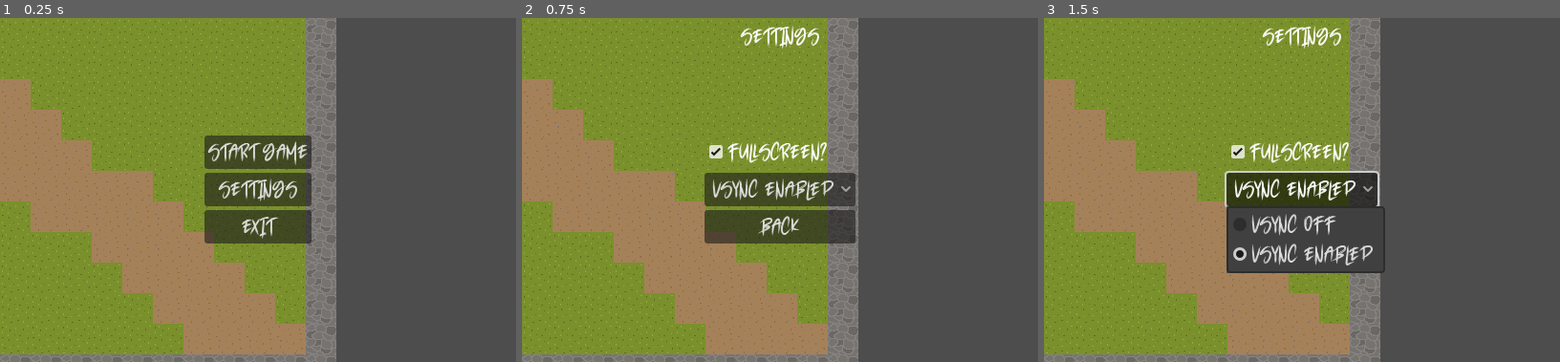
Above: before the commit, frames 1-3 (left to right).
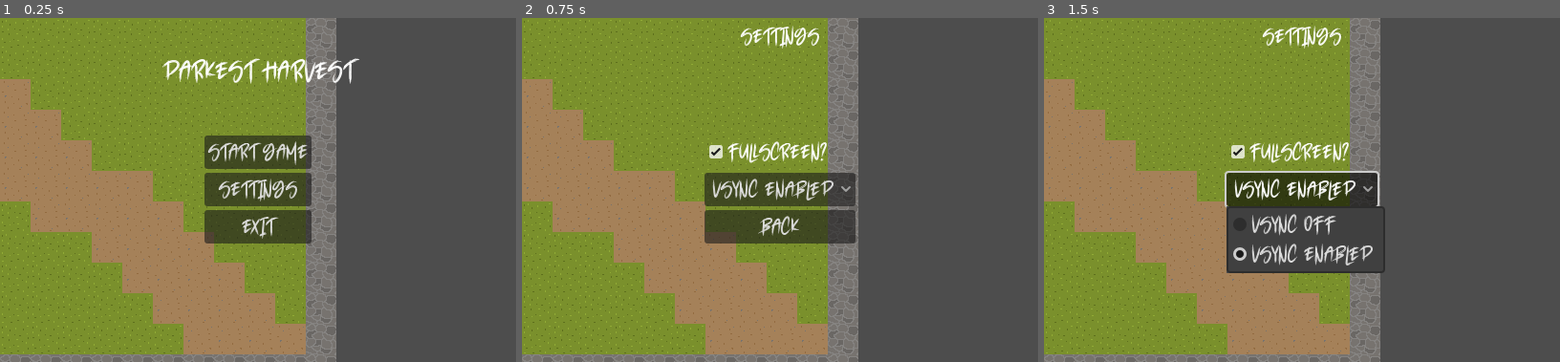
Above: after the commit, the same moments.

Repository: joshuardecker/eternal-harvest
Game: Godot game, scene res://Start/start.tscn
Same seed, same stepped clock (60 frames per second), same inputs: the game is played once before the commit and once after it.
Inputs:
- Up to frame 1 (0.25 s): no input
- Up to frame 2 (0.75 s): click "Settings" at 0.5 s
- Up to frame 3 (1.5 s): click "VSync Enabled" at 1.25 s

The runs differ from the first frame. In frame 1, 1.0% of the frame differs, in the area x 31-70%, y 11-20%; in frame 2, nothing differs; in frame 3, nothing differs.

Commit message:
Added the game title to the main menu

Diff:
--- a/UI/main_menu.tscn
+++ b/UI/main_menu.tscn
@@ -6,6 +6,9 @@
 [sub_resource type="Theme" id="Theme_xlwg6"]
 default_font = ExtResource("2_3vgl8")
 default_font_size = 22
+
+[sub_resource type="LabelSettings" id="LabelSettings_qgnsy"]
+font_size = 28
 
 [node name="MainMenu" type="Control"]
 layout_mode = 3
@@ -16,23 +19,33 @@
 [node name="CenterContainer" type="CenterContainer" parent="."]
 layout_mode = 0
 offset_right = 540.0
+offset_bottom = 113.0
+
+[node name="GameTitle" type="Label" parent="CenterContainer"]
+layout_mode = 2
+text = "Darkest Harvest"
+label_settings = SubResource("LabelSettings_qgnsy")
+
+[node name="CenterContainer2" type="CenterContainer" parent="."]
+layout_mode = 0
+offset_right = 540.0
 offset_bottom = 360.0
 
-[node name="VBoxContainer" type="VBoxContainer" parent="CenterContainer"]
+[node name="VBoxContainer" type="VBoxContainer" parent="CenterContainer2"]
 layout_mode = 2
 
-[node name="Start" type="Button" parent="CenterContainer/VBoxContainer"]
+[node name="Start" type="Button" parent="CenterContainer2/VBoxContainer"]
 layout_mode = 2
 text = "Start Game"
 
-[node name="Settings" type="Button" parent="CenterContainer/VBoxContainer"]
+[node name="Settings" type="Button" parent="CenterContainer2/VBoxContainer"]
 layout_mode = 2
 text = "Settings"
 
-[node name="Exit" type="Button" parent="CenterContainer/VBoxContainer"]
+[node name="Exit" type="Button" parent="CenterContainer2/VBoxContainer"]
 layout_mode = 2
 text = "Exit"
 
-[connection signal="pressed" from="CenterContainer/VBoxContainer/Start" to="." method="_on_start_pressed"]
-[connection signal="pressed" from="CenterContainer/VBoxContainer/Settings" to="." method="_on_settings_pressed"]
-[connection signal="pressed" from="CenterContainer/VBoxContainer/Exit" to="." method="_on_exit_pressed"]
+[connection signal="pressed" from="CenterContainer2/VBoxContainer/Start" to="." method="_on_start_pressed"]
+[connection signal="pressed" from="CenterContainer2/VBoxContainer/Settings" to="." method="_on_settings_pressed"]
+[connection signal="pressed" from="CenterContainer2/VBoxContainer/Exit" to="." method="_on_exit_pressed"]
Not shown: 1 places in UI/main_menu.tscn that only renumber resources
